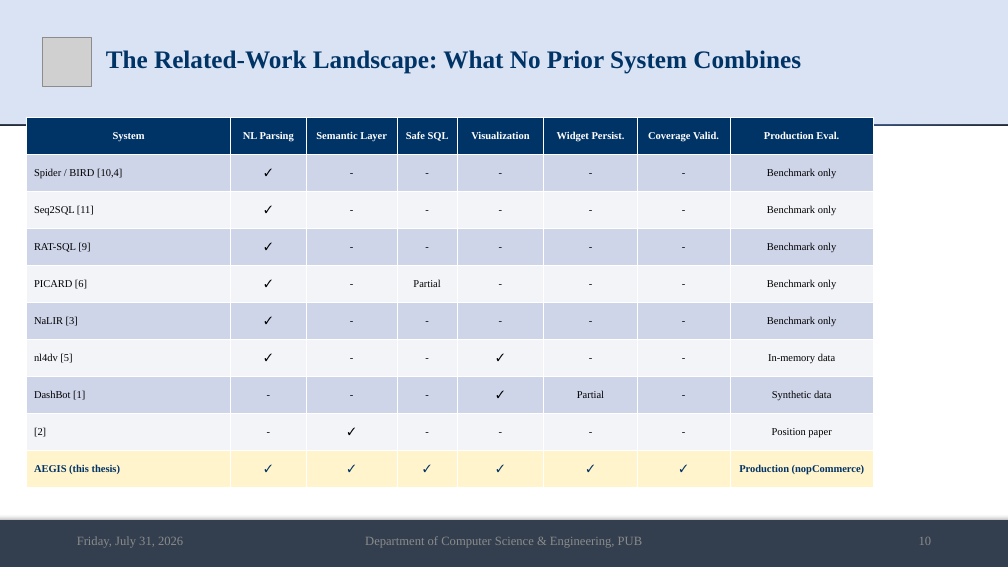
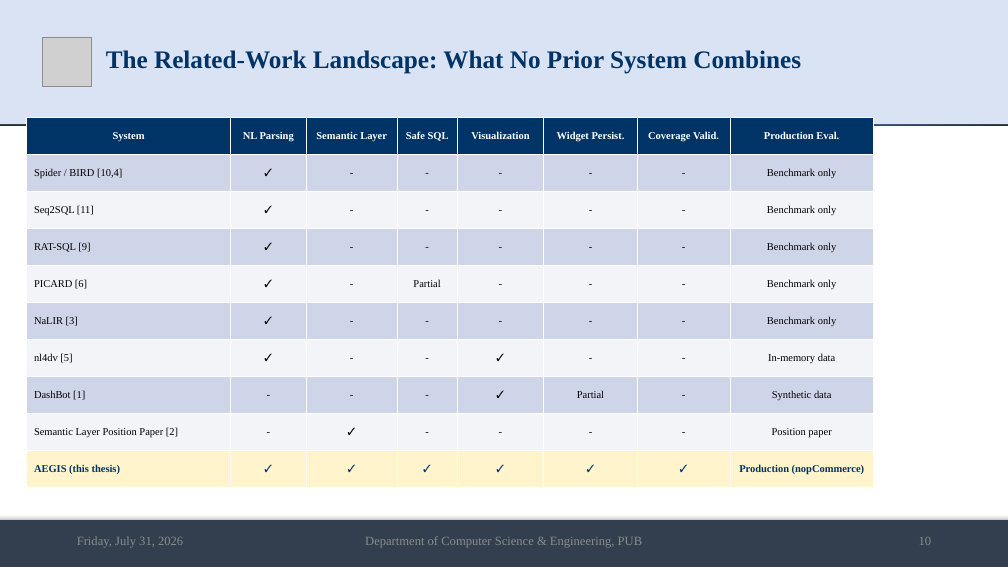
Before and after one commit to md-riaz/AEGIS-Research, a slide deck: slide 10 of docs/scripts/Md_Riaz_Mid_Defense_Final_0322310105101024.pptx. Drawn at 1008x567 pixels with LibreOffice and Linux fonts; fonts in the diff are those of the drawing; grey boxes stand for pictures. Boxes give left, top, right and bottom in pixels: in the first picture for what was removed or moved away, otherwise in the second. Text is boxed around its words. In the diff, an @@ line names an element or a change of style, - is before the commit and + after.

```diff
--- a/docs/scripts/Md_Riaz_Mid_Defense_Final_0322310105101024.pptx
+++ b/docs/scripts/Md_Riaz_Mid_Defense_Final_0322310105101024.pptx
@@ table at (26,117,873,488) @@
-row 9, column 1: [2]
+row 9, column 1: Semantic Layer Position Paper [2]
```
Also in this commit, not shown: 4 other slides changed, 1 other file.
